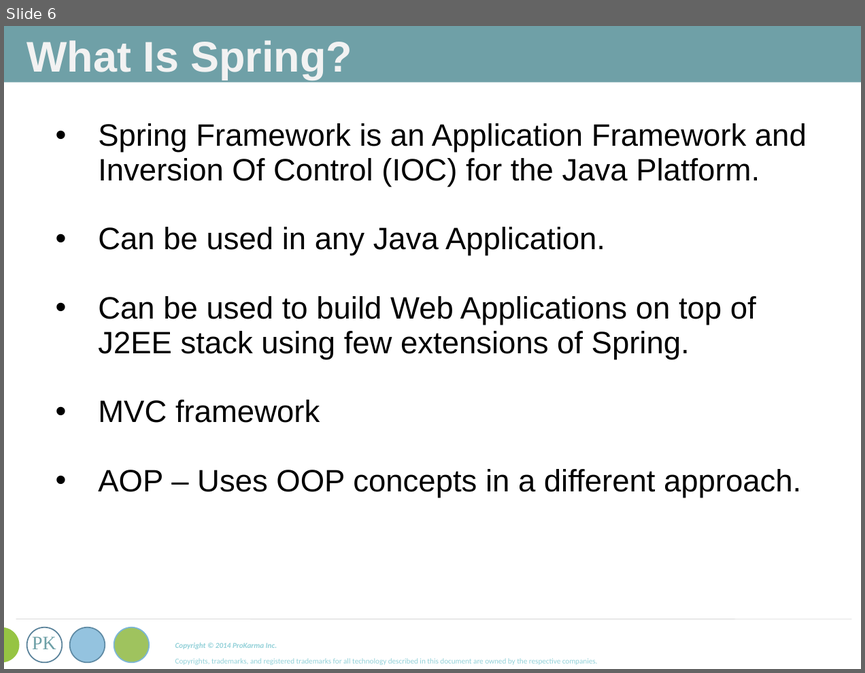
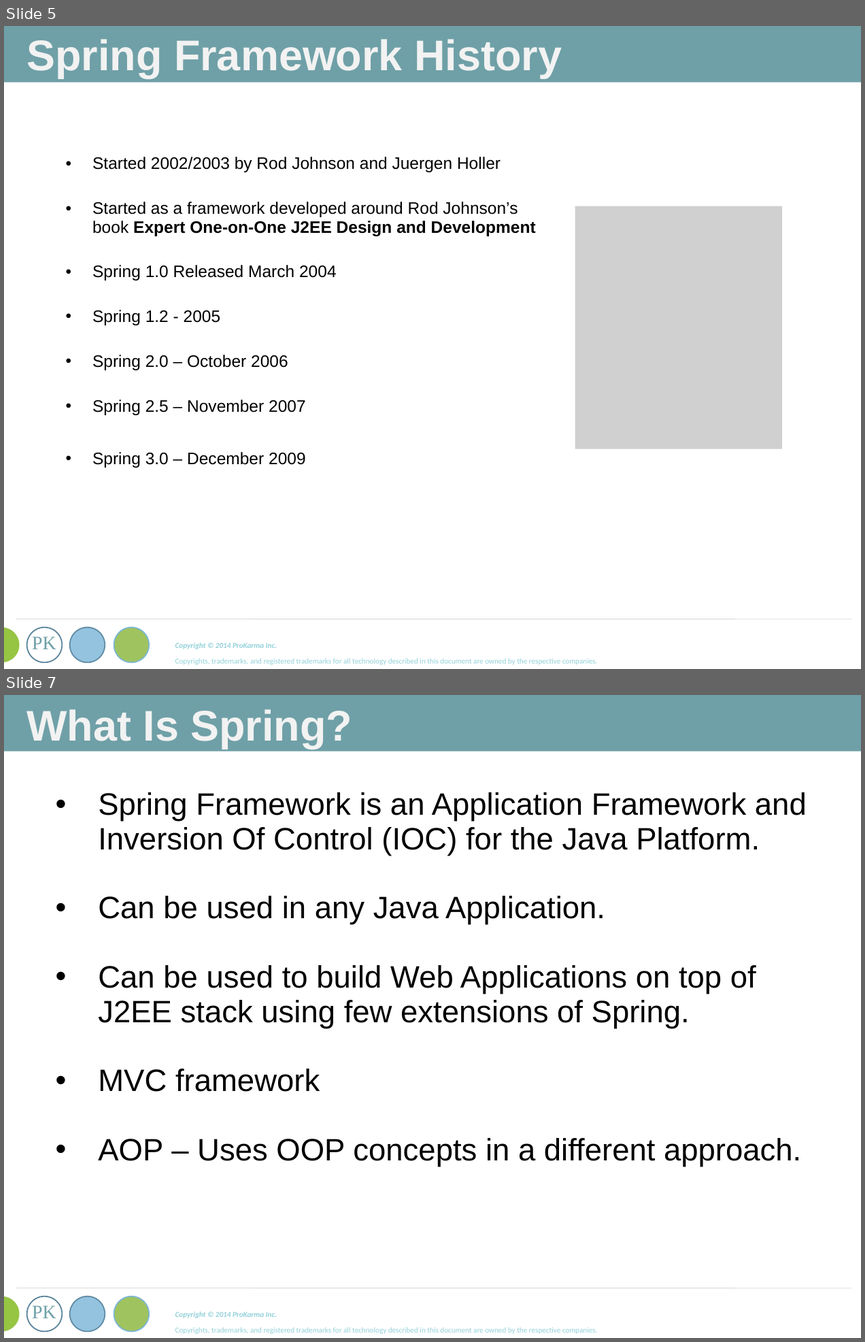
Before and after one commit to mshashi/pkma-spring-core-training, a slide deck: SpringCore.ppt. Shown one above the other, each under a label of ours: slide 6 before the commit, slides 5 and 7 after it; the slides between them are not shown. The pictures are 865x673 and 865x1342 pixels, drawn with LibreOffice and Linux fonts; fonts in the diff are those of the drawing; grey boxes stand for pictures. Boxes give left, top, right and bottom in pixels: in the first picture for what was removed or moved away, otherwise in the second. Text is boxed around its words. In the diff, an @@ line names an element or a change of style, - is before the commit and + after.

Commit message:
Updated ppt with spring history details.

```diff
--- a/SpringCore.ppt
+++ b/SpringCore.ppt
@@ slide 5 added at (4, 26, 861, 669), background #FFFFFF; not listed: 9 template elements that a slide beside it also shows @@
@@ text added at (26, 39, 562, 78), 36 pt, text #F2F2F2, bold @@
+Spring Framework History
@@ text added at (92, 157, 536, 467), 14 pt, text #000000 @@
+• Started 2002/2003 by Rod Johnson and Juergen Holler
+• Started as a framework developed around Rod Johnson’s book Expert One-on-One J2EE Design and Development
+• Spring 1.0 Released March 2004
+• Spring 1.2 - 2005
+• Spring 2.0 – October 2006
+• Spring 2.5 – November 2007
+• Spring 3.0 – December 2009
@@ picture added at (575, 206, 782, 448) @@
@@ what was slide 6 is now slide 7 @@
```
Also in this commit, not shown: 5 slides changed.
